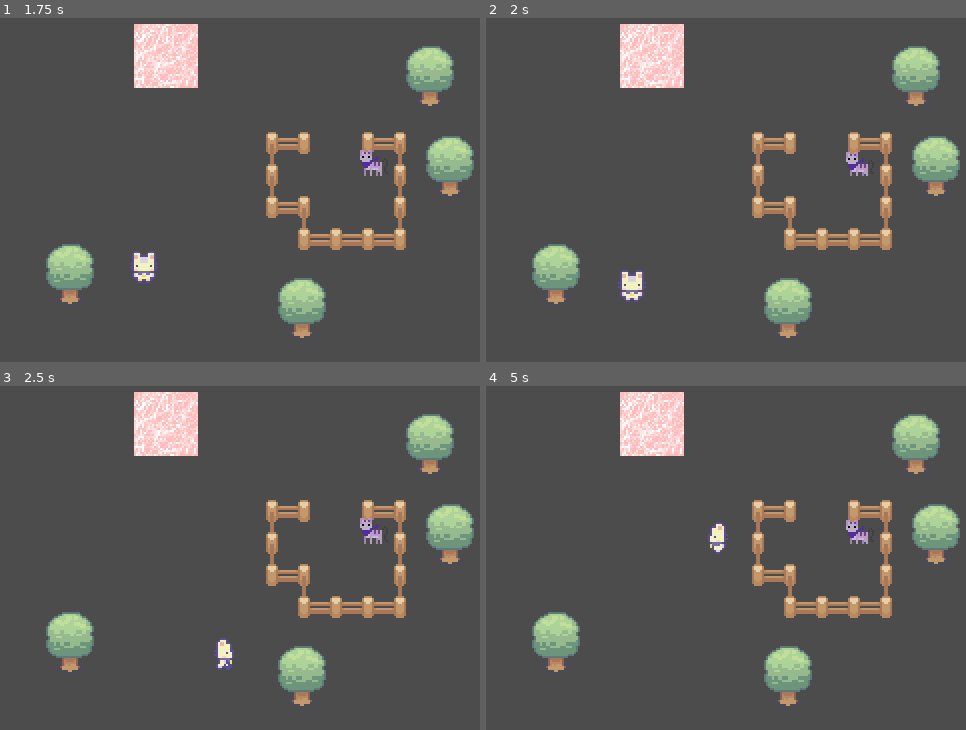
Above: before the commit, frames 1-4 (two rows, left to right).
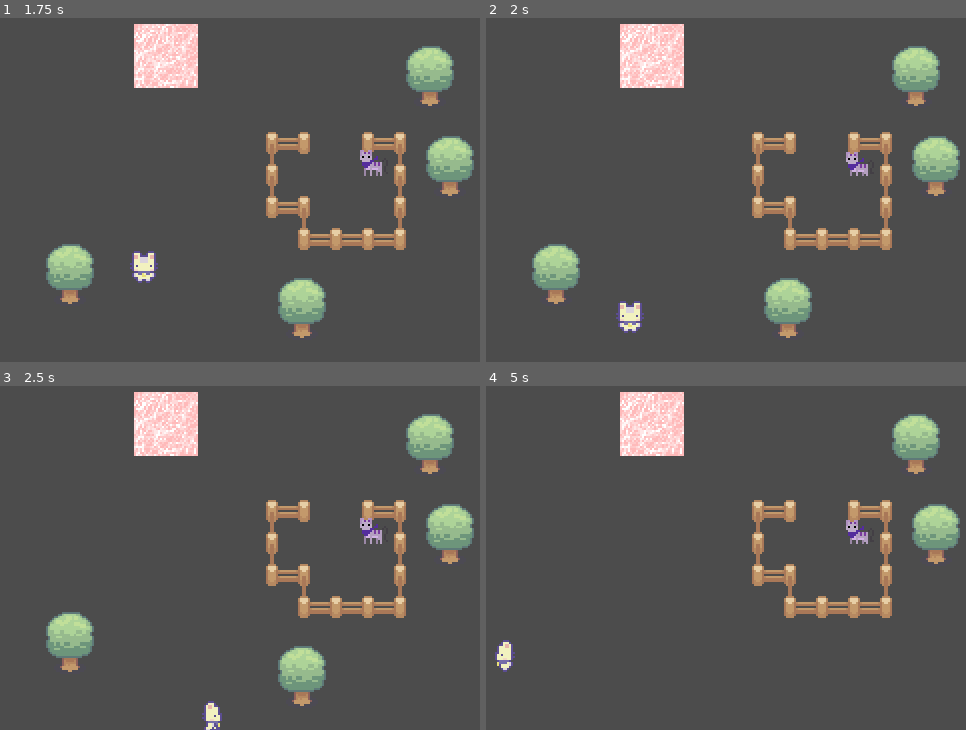
Above: after the commit, the same moments.

Repository: Women-in-Computing-at-RIT/WiC_Projects_RPG
Game: Godot game, scene res://shed.tscn
The game is run twice, just before and just after one commit, with the same random seed, the same clock (stepped at 60 frames per second) and the same inputs.
Inputs:
- Up to frame 1 (1.75 s): hold Right (ui_right) 0.53-1.28 s; tap Enter at 1.25 s; hold Down (ui_down) from 1.28 s (still down)
- Up to frame 2 (2 s): keep holding Down (ui_down)
- Up to frame 3 (2.5 s): release Down (ui_down) at 2.03 s; hold Right (ui_right) from 2.03 s (still down)
- Up to frame 4 (5 s): release Right (ui_right) at 2.78 s; hold Up (ui_up) 2.78-3.53 s; hold Left (ui_left) from 3.53 s (still down)

Frame 1 is identical in both runs. In frame 2, 0.8% of the frame differs, in the area x 27-34%, y 73-92%; in frame 3, 0.6%; in frame 4, 3.1%, in the area x 1-68%, y 39-94%.

Commit message:
Updated bounds

Diff:
--- a/shed.tscn
+++ b/shed.tscn
@@ -281,11 +281,11 @@
 [node name="StaticBody2D" type="StaticBody2D" parent="."]
 
 [node name="CollisionPolygon2D" type="CollisionPolygon2D" parent="StaticBody2D"]
-position = Vector2( -1, 2 )
-polygon = PoolVector2Array( 35, 0, 34, 16, 33, 83, 28, 145, 80, 149, 115, 165, 141, 165, 181, 161, 229, 132, 230, 102, 233, 72, 233, 5, 108, 3, 40, 2, 41, -3, 323, -4, 324, 183, -3, 184, 0, 1 )
+position = Vector2( 19, 0 )
+polygon = PoolVector2Array( -16, -84, -20, -43, -26, 9, -27, -49, -77, -44, -85, 99, -30, 97, -24, 42, -30, 324, 348, 325, 349, -76, -13, -81, -20, -109, 55, -91, 371, -105, 396, 372, -97, 358, -160, 60, -156, -68, -24, -112 )
 
 [node name="CollisionShape2D" type="CollisionShape2D" parent="StaticBody2D"]
-position = Vector2( 94, 85 )
+position = Vector2( 94, 97 )
 shape = SubResource( 20 )
 
 [node name="YSort" type="YSort" parent="."]
